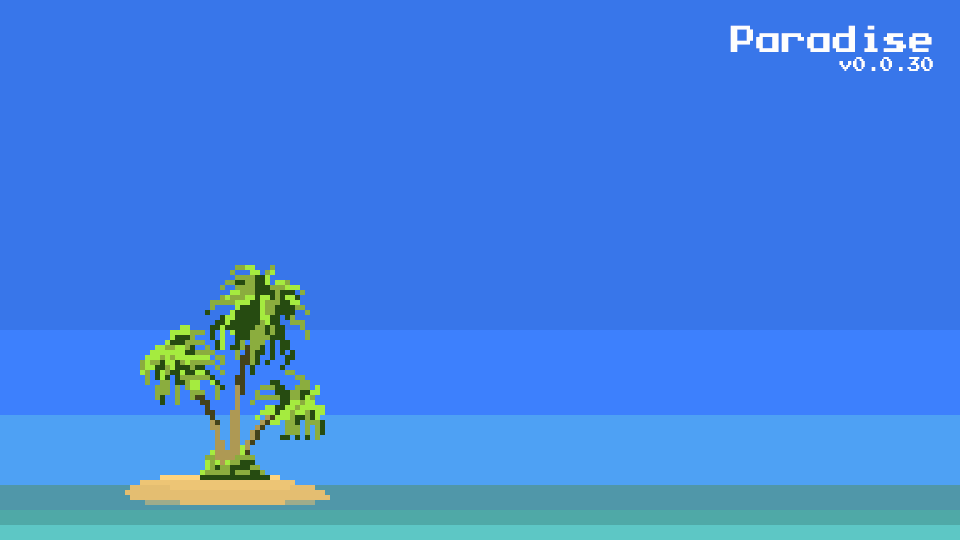
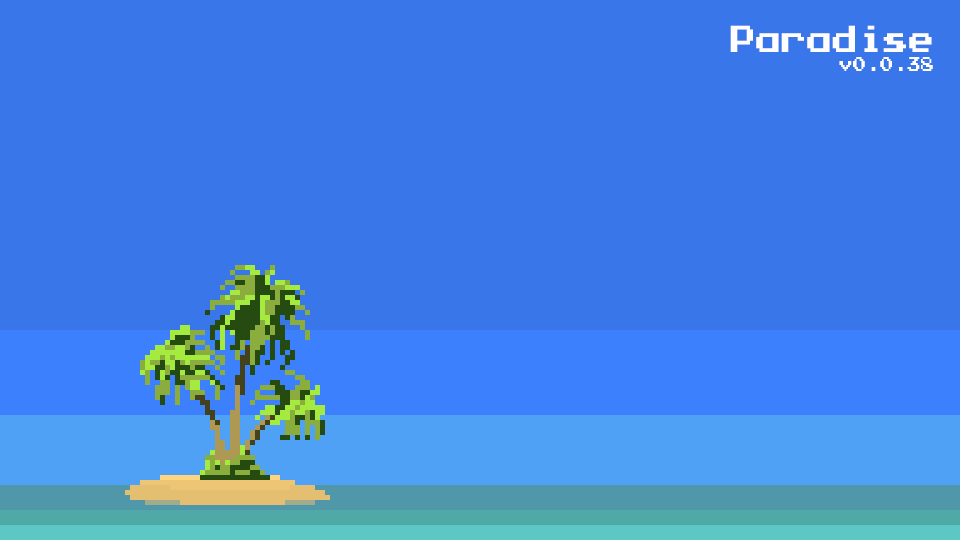
Two versions of the same layered image (960px x 540px). Layer-by-layer changes:
renamed "Paradise v0.0.30" to "Paradise v0.0.38", painted on it over [921, 57, 933, 71]
